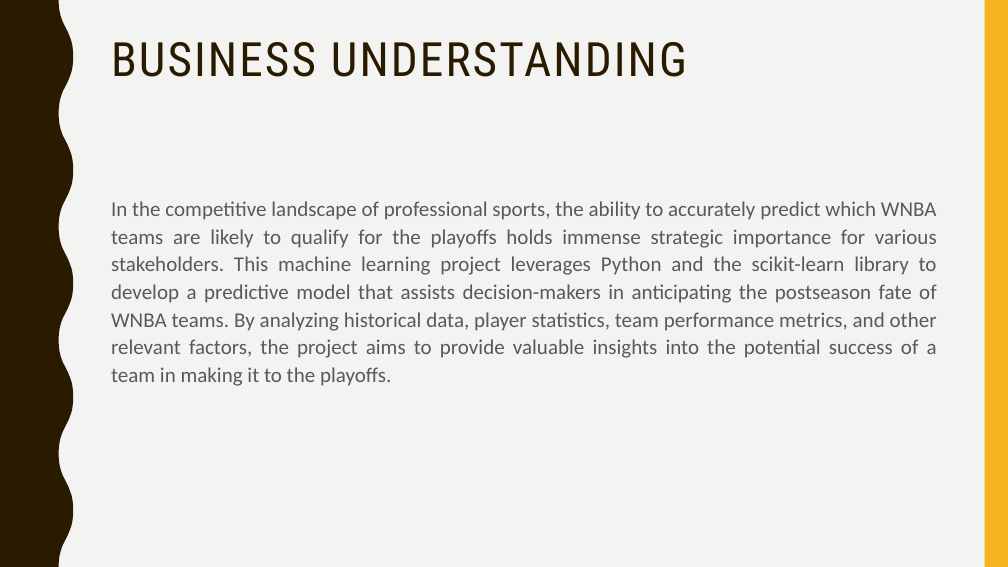
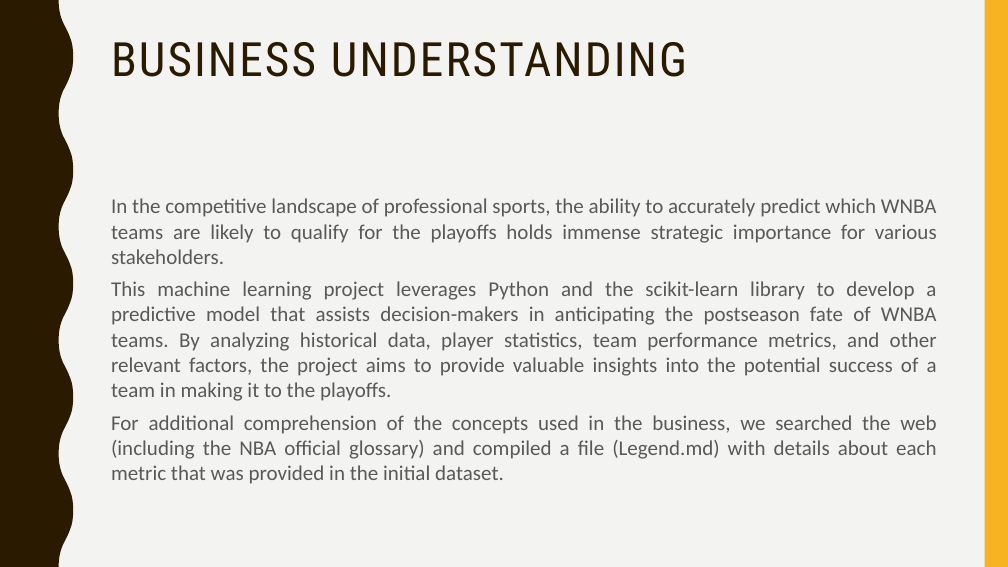
Before and after one commit to afs202005277/AC, a slide deck: slide 15 of ppt projeto.pptx. Drawn at 1008x567 pixels with LibreOffice and Linux fonts; fonts in the diff are those of the drawing. Boxes give left, top, right and bottom in pixels: in the first picture for what was removed or moved away, otherwise in the second. Text is boxed around its words. In the diff, an @@ line names an element or a change of style, - is before the commit and + after.

Commit message:
changed ppt and added legend file

```diff
--- a/ppt projeto.pptx
+++ b/ppt projeto.pptx
@@ text at [111,198,937,484]: text changed @@
-In the competitive landscape of professional sports, the ability to accurately predict which WNBA teams are likely to qualify for the playoffs holds immense strategic importance for various stakeholders. This machine learning project leverages Python and the scikit-learn library to develop a predictive model that assists decision-makers in anticipating the postseason fate of WNBA teams. By analyzing historical data, player statistics, team performance metrics, and other relevant factors, the project aims to provide valuable insights into the potential success of a team in making it to the playoffs.
+In the competitive landscape of professional sports, the ability to accurately predict which WNBA teams are likely to qualify for the playoffs holds immense strategic importance for various stakeholders.
+This machine learning project leverages Python and the scikit-learn library to develop a predictive model that assists decision-makers in anticipating the postseason fate of WNBA teams. By analyzing historical data, player statistics, team performance metrics, and other relevant factors, the project aims to provide valuable insights into the potential success of a team in making it to the playoffs.
+For additional comprehension of the concepts used in the business, we searched the web (including the NBA official glossary) and compiled a file (Legend.md) with details about each metric that was provided in the initial dataset.
```
Also in this commit, not shown: 17 other slides changed, 2 other files.
